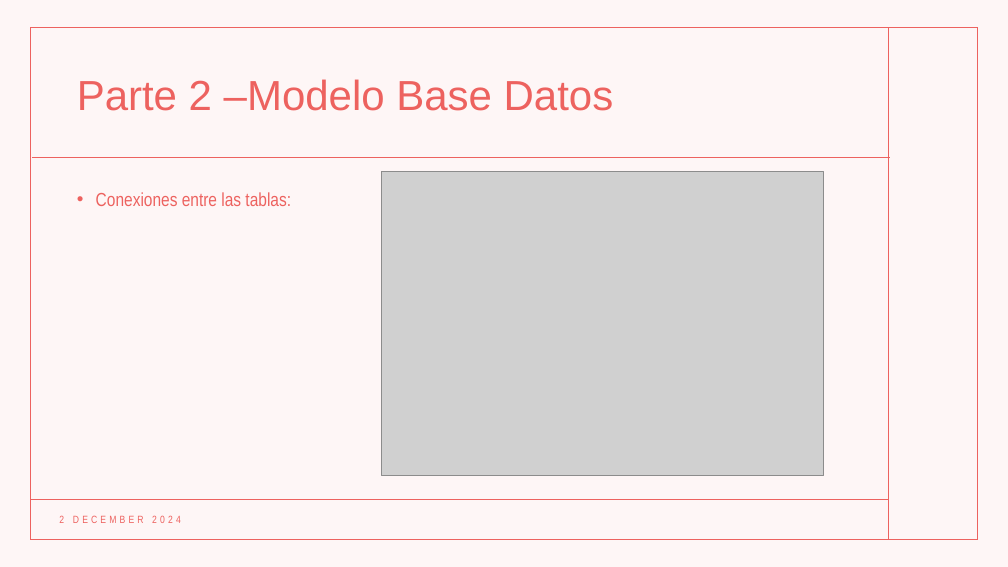
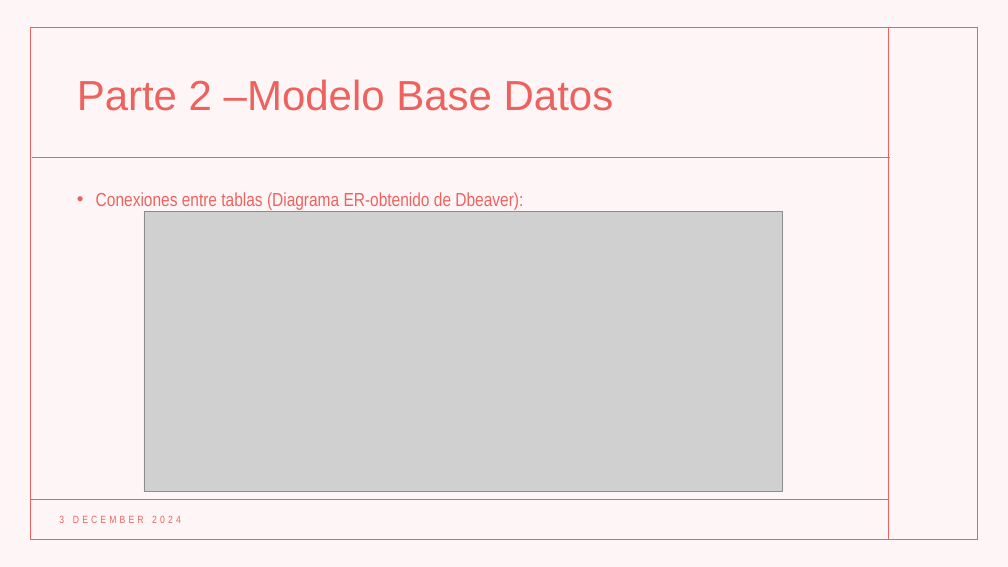
Before and after one commit to Rommel-DS/Team-Challenge---Sherlock-SQL, a slide deck: slide 18 of TEAM CHALLENGE.pptx (slide 19 before the commit). Drawn at 1008x567 pixels with LibreOffice and Linux fonts; fonts in the diff are those of the drawing; grey boxes stand for pictures. Boxes give left, top, right and bottom in pixels: in the first picture for what was removed or moved away, otherwise in the second. Text is boxed around its words. In the diff, an @@ line names an element or a change of style, - is before the commit and + after.

```diff
--- a/TEAM CHALLENGE.pptx
+++ b/TEAM CHALLENGE.pptx
@@ text at box(96, 192, 523, 210): text changed @@
-• Conexiones entre las tablas:
+• Conexiones entre tablas (Diagrama ER-obtenido de Dbeaver):
@@ picture: place and size @@
-picture at box(382, 172, 824, 476)
+picture at box(144, 212, 782, 492)
```
Also in this commit, not shown: 18 other slides changed, 3 slides added.
